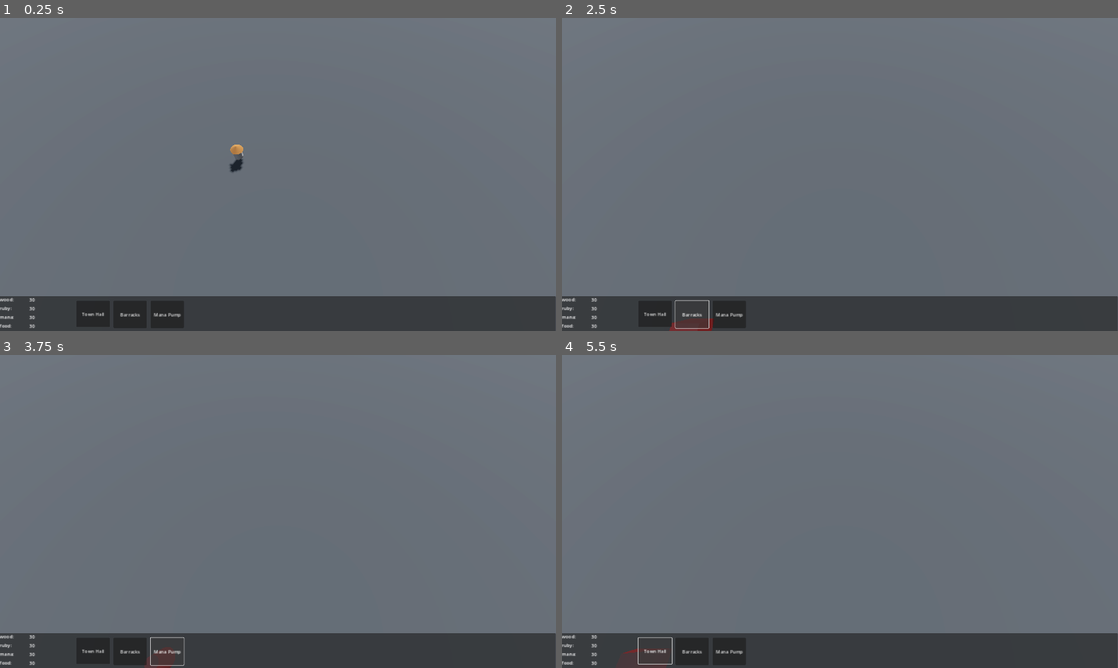
Above: before the commit, frames 1-4 (two rows, left to right).
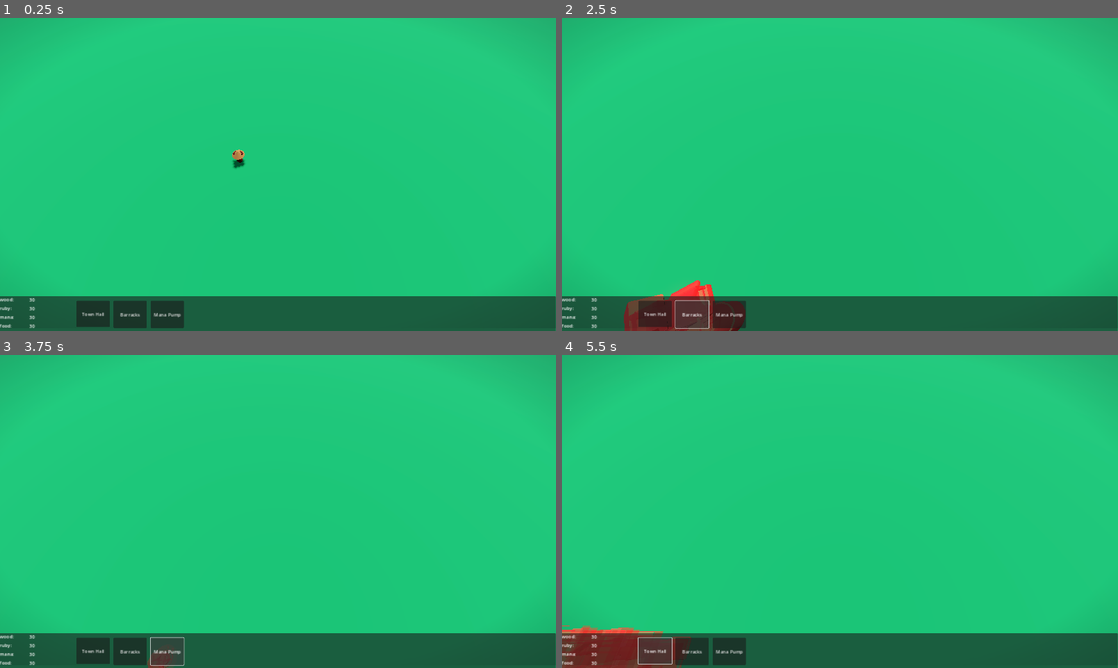
Above: after the commit, the same moments.

Repository: ItsRhysNotRhys/OathKeeper
Game: Godot game, scene res://Scenes/Maps/Test.tscn
The game is run twice, just before and just after one commit, with the same random seed, the same clock (stepped at 60 frames per second) and the same inputs.
Inputs:
- Up to frame 1 (0.25 s): no input
- Up to frame 2 (2.5 s): click "Town Hall" at 0.5 s; click "Mana Pump" at 1.25 s; click "Barracks" at 2 s
- Up to frame 3 (3.75 s): click "Town Hall" at 2.75 s; click "Mana Pump" at 3.5 s
- Up to frame 4 (5.5 s): click "Barracks" at 4.25 s; click "Town Hall" at 5 s

The runs differ from the first frame. In frame 1, 98% of the frame differs, in the area x 0-100%, y 0-100%; in frame 2, 98%; in frame 3, 98%; in frame 4, 98%.

Commit message:
ASSETS: added free-to-use models and camera vignette

Diff:
--- /dev/null
+++ b/Assets/post_processing/pixelation_effect.gdshader
@@ -0,0 +1,16 @@
+shader_type spatial;
+render_mode unshaded;
+
+uniform sampler2D SCREEN_TEXTURE : hint_screen_texture, filter_linear_mipmap;
+
+const int pixel_size = 2; //resolution must be divisible by pixel_size
+
+void fragment() {
+	float x = float(int(FRAGCOORD.x) % pixel_size);
+	float y = float(int(FRAGCOORD.y) % pixel_size);
+
+	x = FRAGCOORD.x + floor(float(pixel_size) / 2.0) - x;
+	y = FRAGCOORD.y + floor(float(pixel_size) / 2.0) - y;
+
+	ALBEDO = texture(SCREEN_TEXTURE, vec2(x, y) / VIEWPORT_SIZE).xyz;
+}
--- /dev/null
+++ b/Assets/post_processing/pixelation_effect.tres
@@ -0,0 +1,9 @@
+[gd_resource type="ShaderMaterial" load_steps=2 format=3 uid="uid://c11hcwrxcakjn"]
+
+[ext_resource type="Shader" path="res://Assets/post_processing/vignette.gdshader" id="1_4f1aw"]
+
+[resource]
+shader = ExtResource("1_4f1aw")
+shader_parameter/alpha = 1.0
+shader_parameter/inner_radius = 0.0
+shader_parameter/outer_radius = 1.0
--- /dev/null
+++ b/Assets/post_processing/vignette.gdshader
@@ -0,0 +1,12 @@
+shader_type canvas_item;
+
+uniform float alpha = 2;
+uniform float inner_radius = 0;
+uniform float outer_radius = 1.0;
+
+void fragment() {
+	float x = abs(UV.r-.5)*2.0;
+	float y = abs(UV.g-.5)*2.0;
+	float q = 1.0-(1.0-sqrt(x*x+y*y)/outer_radius)/(1.0-inner_radius);
+	COLOR = vec4(0, 0, 0, q*alpha);
+}
--- a/Scenes/Buildings/Barracks.tscn
+++ b/Scenes/Buildings/Barracks.tscn
@@ -1,26 +1,18 @@
-[gd_scene load_steps=5 format=3 uid="uid://drrxq1xcbsgfw"]
+[gd_scene load_steps=4 format=3 uid="uid://drrxq1xcbsgfw"]
 
 [ext_resource type="Script" path="res://Scripts/BuildingDemiGod.gd" id="1_uf2p1"]
-
-[sub_resource type="BoxMesh" id="BoxMesh_4d77n"]
-
-[sub_resource type="StandardMaterial3D" id="StandardMaterial3D_srgjw"]
-albedo_color = Color(0.6, 0.333333, 0.203922, 1)
+[ext_resource type="ArrayMesh" uid="uid://cfyivpkxo5p7v" path="res://Assets/building_models/buildings/barracks.obj" id="2_r3f81"]
 
 [sub_resource type="ConvexPolygonShape3D" id="ConvexPolygonShape3D_imjo3"]
 points = PackedVector3Array(0.5, 0.5, 0.5, 0.5, 0.5, -0.5, -0.5, 0.5, 0.5, 0.5, -0.5, 0.5, 0.5, -0.5, -0.5, -0.5, 0.5, -0.5, -0.5, -0.5, 0.5, -0.5, -0.5, -0.5)
 
 [node name="Barracks" type="StaticBody3D" groups=["building"]]
+transform = Transform3D(3, 0, 0, 0, 3, 0, 0, 0, 3, 0, 0, 0)
 script = ExtResource("1_uf2p1")
-woodcost = 3
-foodcost = 5
-rubycost = 1
-manacost = 1
 
 [node name="MeshInstance3D" type="MeshInstance3D" parent="."]
-transform = Transform3D(1, 0, 0, 0, 1, 0, 0, 0, 1, 0, 0.5, 0)
-mesh = SubResource("BoxMesh_4d77n")
-surface_material_override/0 = SubResource("StandardMaterial3D_srgjw")
+transform = Transform3D(0.6, 0, 0, 0, 0.6, 0, 0, 0, 0.6, 0, 0, 0)
+mesh = ExtResource("2_r3f81")
 
 [node name="CollisionShape3D" type="CollisionShape3D" parent="."]
 transform = Transform3D(1, 0, 0, 0, 1, 0, 0, 0, 1, 0, 0.5, 0)
--- a/Scenes/Buildings/ManaPump.tscn
+++ b/Scenes/Buildings/ManaPump.tscn
@@ -1,11 +1,7 @@
 [gd_scene load_steps=5 format=3 uid="uid://cmyb0fc77fuwp"]
 
 [ext_resource type="Script" path="res://Scripts/BuildingDemiGod.gd" id="1_g8abx"]
-
-[sub_resource type="CylinderMesh" id="CylinderMesh_pl3wa"]
-top_radius = 0.25
-bottom_radius = 0.4
-height = 1.0
+[ext_resource type="ArrayMesh" uid="uid://dgojjf6bsai3" path="res://Assets/building_models/buildings/well.obj" id="2_0lj4c"]
 
 [sub_resource type="StandardMaterial3D" id="StandardMaterial3D_rnp8y"]
 albedo_color = Color(0.862745, 0.682353, 0.976471, 1)
@@ -20,8 +16,7 @@
 rubycost = 1
 
 [node name="MeshInstance3D" type="MeshInstance3D" parent="."]
-transform = Transform3D(1, 0, 0, 0, 1, 0, 0, 0, 1, 0, 0.5, 0)
-mesh = SubResource("CylinderMesh_pl3wa")
+mesh = ExtResource("2_0lj4c")
 surface_material_override/0 = SubResource("StandardMaterial3D_rnp8y")
 
 [node name="CollisionShape3D" type="CollisionShape3D" parent="."]
--- a/Scenes/Buildings/Townhall.tscn
+++ b/Scenes/Buildings/Townhall.tscn
@@ -2,32 +2,27 @@
 
 [ext_resource type="Script" path="res://Scripts/BuildingDemiGod.gd" id="1_fuail"]
 [ext_resource type="PackedScene" uid="uid://duj0jarfvkgt3" path="res://Scenes/Units/Goblin.tscn" id="2_tuhgu"]
+[ext_resource type="ArrayMesh" uid="uid://b4hb2ikntfjyo" path="res://Assets/building_models/buildings/castle.obj" id="3_kqmab"]
+
+[sub_resource type="BoxShape3D" id="BoxShape3D_p26ri"]
 
 [sub_resource type="ConvexPolygonShape3D" id="ConvexPolygonShape3D_dsipb"]
-points = PackedVector3Array(0, 0.5, 0.5, 0.5, -0.5, 0.5, 0, 0.5, -0.5, -0.5, -0.5, 0.5, 0.5, -0.5, -0.5, -0.5, -0.5, -0.5)
-
-[sub_resource type="PrismMesh" id="PrismMesh_wxnbr"]
-
-[sub_resource type="StandardMaterial3D" id="StandardMaterial3D_ss8wf"]
-albedo_color = Color(0.184314, 1, 1, 1)
 
 [node name="Townhall" type="StaticBody3D" groups=["building", "townhall"]]
-transform = Transform3D(1, 0, 0, 0, 1, 0, 0, 0, 1, 0, 0.550348, 0)
+transform = Transform3D(2, 0, 0, 0, 2, 0, 0, 0, 2, 0, 0, 0)
 script = ExtResource("1_fuail")
 Unit = ExtResource("2_tuhgu")
 woodcost = 5
 foodcost = 2
 manacost = 1
 
+[node name="MeshInstance3D" type="MeshInstance3D" parent="."]
+mesh = ExtResource("3_kqmab")
+skeleton = NodePath("")
+
 [node name="CollisionShape3D" type="CollisionShape3D" parent="."]
-transform = Transform3D(2, 0, 0, 0, 2, 0, 0, 0, 2, 0, 0.441849, 0)
-shape = SubResource("ConvexPolygonShape3D_dsipb")
-
-[node name="MeshInstance3D" type="MeshInstance3D" parent="."]
-transform = Transform3D(2, 0, 0, 0, 2, 0, 0, 0, 2, 0, 0.441849, 0)
-mesh = SubResource("PrismMesh_wxnbr")
-skeleton = NodePath("")
-surface_material_override/0 = SubResource("StandardMaterial3D_ss8wf")
+transform = Transform3D(2, 0, 0, 0, 2, 0, 0, 0, 2, -0.000162601, 1.01037, -0.00256205)
+shape = SubResource("BoxShape3D_p26ri")
 
 [node name="Area3D" type="Area3D" parent="." groups=["building"]]
 
--- a/Scenes/Maps/Test.tscn
+++ b/Scenes/Maps/Test.tscn
@@ -1,8 +1,10 @@
-[gd_scene load_steps=10 format=3 uid="uid://k2xfap81tes4"]
+[gd_scene load_steps=11 format=3 uid="uid://k2xfap81tes4"]
 
 [ext_resource type="PackedScene" uid="uid://duj0jarfvkgt3" path="res://Scenes/Units/Goblin.tscn" id="1_letgw"]
+[ext_resource type="ArrayMesh" uid="uid://cmp3c3mdnjqkb" path="res://Assets/terrain_models/forest/tileLarge_forest.obj" id="1_vkd6r"]
 [ext_resource type="PackedScene" uid="uid://dwqdc3uym0exy" path="res://Scenes/UI/Camera.tscn" id="2_145ms"]
 [ext_resource type="PackedScene" uid="uid://x8tfgp16kvyg" path="res://Scenes/UI/Interface.tscn" id="3_arkqv"]
+[ext_resource type="Shader" path="res://Assets/post_processing/vignette.gdshader" id="4_mywhw"]
 
 [sub_resource type="ProceduralSkyMaterial" id="ProceduralSkyMaterial_gvtm6"]
 sky_horizon_color = Color(0.64625, 0.65575, 0.67075, 1)
@@ -17,14 +19,14 @@
 tonemap_mode = 2
 glow_enabled = true
 
-[sub_resource type="PlaneMesh" id="PlaneMesh_5saq8"]
-size = Vector2(1000, 1000)
-
-[sub_resource type="StandardMaterial3D" id="StandardMaterial3D_v3q64"]
-albedo_color = Color(0.196078, 0.196078, 0.196078, 1)
-
 [sub_resource type="ConvexPolygonShape3D" id="ConvexPolygonShape3D_kb71b"]
 points = PackedVector3Array(-500, 0, -500, -500, 0, 500, 500, 0, -500, 500, 0, 500)
+
+[sub_resource type="ShaderMaterial" id="ShaderMaterial_j2nu5"]
+shader = ExtResource("4_mywhw")
+shader_parameter/alpha = 0.2
+shader_parameter/inner_radius = 0.7
+shader_parameter/outer_radius = 1.5
 
 [node name="Main" type="Node3D"]
 
@@ -32,12 +34,12 @@
 environment = SubResource("Environment_jphdd")
 
 [node name="DirectionalLight3D" type="DirectionalLight3D" parent="."]
-transform = Transform3D(-0.866023, -0.433016, 0.250001, 0, 0.499998, 0.866027, -0.500003, 0.749999, -0.43301, 0, 0, 0)
+transform = Transform3D(-0.866024, -0.433016, 0.250001, 0, 0.499998, 0.866026, -0.500003, 0.749999, -0.43301, 0, 0, 0)
 shadow_enabled = true
 
 [node name="Floor" type="MeshInstance3D" parent="."]
-mesh = SubResource("PlaneMesh_5saq8")
-surface_material_override/0 = SubResource("StandardMaterial3D_v3q64")
+transform = Transform3D(50, 0, 0, 0, 1, 0, 0, 0, 50, 0, -1, 0)
+mesh = ExtResource("1_vkd6r")
 
 [node name="StaticBody3D" type="StaticBody3D" parent="Floor"]
 
@@ -50,4 +52,10 @@
 transform = Transform3D(1, 0, 0, 0, 1, 0, 0, 0, 1, 0, 10, 5)
 sensitivity = 10.0
 
+[node name="ColorRect" type="ColorRect" parent="Camera"]
+material = SubResource("ShaderMaterial_j2nu5")
+offset_left = -1.0
+offset_right = 1920.0
+offset_bottom = 1070.0
+
 [node name="Control" parent="." instance=ExtResource("3_arkqv")]
--- a/Scenes/Units/Goblin.tscn
+++ b/Scenes/Units/Goblin.tscn
@@ -1,6 +1,7 @@
-[gd_scene load_steps=4 format=3 uid="uid://duj0jarfvkgt3"]
+[gd_scene load_steps=5 format=3 uid="uid://duj0jarfvkgt3"]
 
-[sub_resource type="CapsuleMesh" id="CapsuleMesh_tupu5"]
+[ext_resource type="ArrayMesh" uid="uid://b0v03wvx3p7ey" path="res://Assets/unit_models/allies/farmers/character_bear.obj" id="1_3ppdw"]
+[ext_resource type="ArrayMesh" uid="uid://bu5ug6jsltwfa" path="res://Assets/unit_models/allies/farmers/character_bearHead.obj" id="2_7wxog"]
 
 [sub_resource type="CylinderMesh" id="CylinderMesh_23dyn"]
 top_radius = 0.0
@@ -12,10 +13,13 @@
 [node name="Goblin" type="Node3D"]
 
 [node name="TestUnit" type="MeshInstance3D" parent="."]
-transform = Transform3D(0.5, 0, 0, 0, 0.5, 0, 0, 0, 0.5, 0, 0.804432, 0)
-mesh = SubResource("CapsuleMesh_tupu5")
+transform = Transform3D(0.5, 0, 0, 0, 0.5, 0, 0, 0, 0.5, 0, 0, 0)
+mesh = ExtResource("1_3ppdw")
 
 [node name="MeshInstance3D" type="MeshInstance3D" parent="TestUnit"]
-transform = Transform3D(1.37685, 0, 0, 0, 0.143602, 0, 0, 0, 1.29943, 0, 0.894018, 0)
+transform = Transform3D(1.37685, 0, 0, 0, 0.143602, 0, 0, 0, 1.29943, 0, 1.5156, 0)
 mesh = SubResource("CylinderMesh_23dyn")
 surface_material_override/0 = SubResource("StandardMaterial3D_oj0st")
+
+[node name="MeshInstance3D2" type="MeshInstance3D" parent="TestUnit"]
+mesh = ExtResource("2_7wxog")
Not shown, added: Assets/building_models/buildings/barracks.mtl
Not shown, added: Assets/building_models/buildings/barracks.obj
Not shown, added: Assets/building_models/buildings/barracks.obj.import
Not shown, added: Assets/building_models/buildings/castle.mtl
Not shown, added: Assets/building_models/buildings/castle.obj
Not shown, added: Assets/building_models/buildings/castle.obj.import
Not shown, added: Assets/building_models/buildings/market.mtl
Not shown, added: Assets/building_models/buildings/market.obj
Not shown, added: Assets/building_models/buildings/market.obj.import
Not shown, added: Assets/building_models/buildings/mine.mtl
Not shown, added: Assets/building_models/buildings/mine.obj
Not shown, added: Assets/building_models/buildings/mine.obj.import
(and 118 more such lines)
